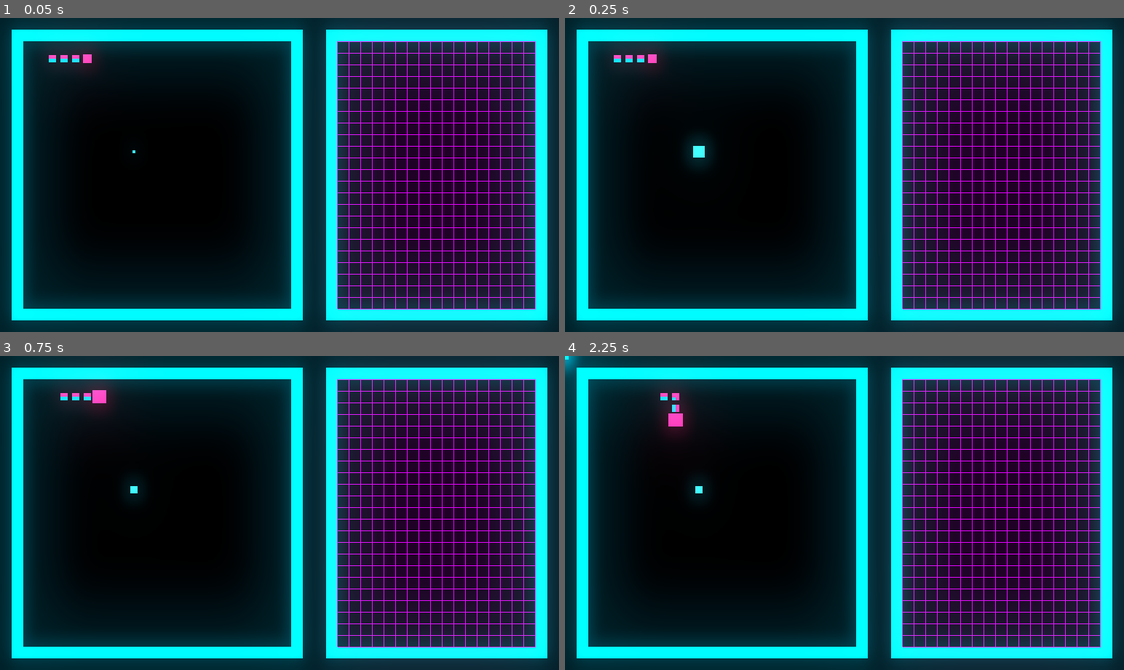
Above: before the commit, frames 1-4 (two rows, left to right).
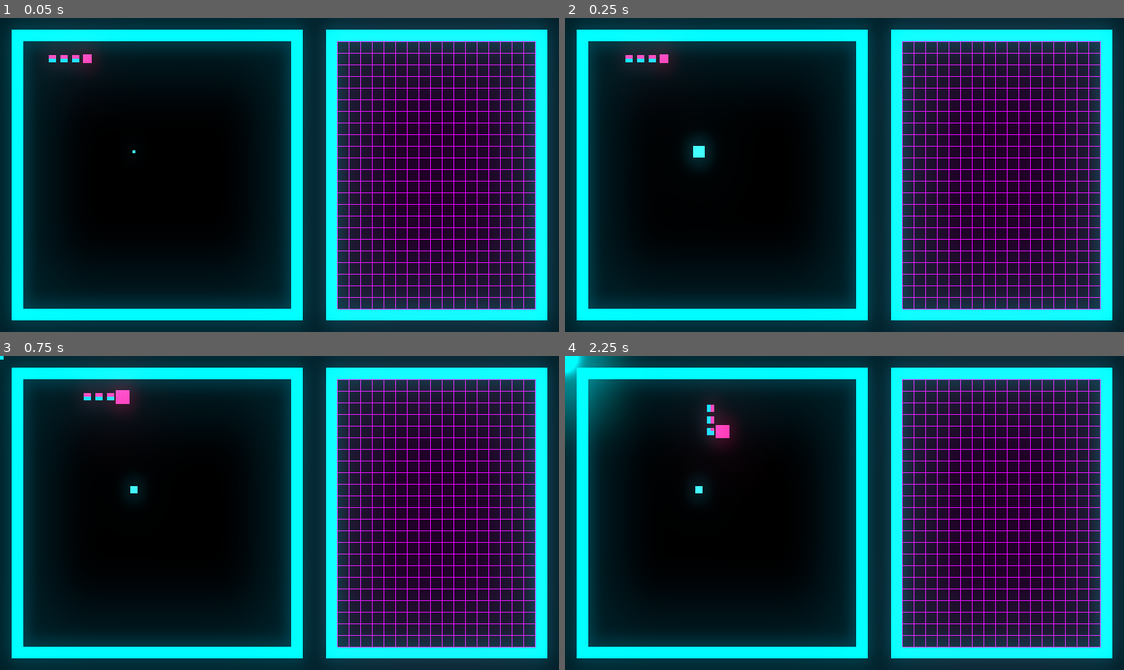
Above: after the commit, the same moments.

Repository: mikahimself/snake
Game: Godot game, scene res://scenes/GameScreen.tscn
Two runs of this game, one before a commit and one after it. Both use one fixed random seed, a clock stepped at 60 frames per second and the inputs below.
Inputs:
- Up to frame 1 (0.05 s): no input
- Up to frame 2 (0.25 s): no input
- Up to frame 3 (0.75 s): hold Right (ui_right) from 0.53 s (still down); hold G (grow_snake) from 0.53 s (still down)
- Up to frame 4 (2.25 s): tap Space (ui_select) at 0.77, 1.52 s; release Right (ui_right) at 1.28 s; release G (grow_snake) at 1.28 s; hold Down (ui_down) 1.28-2.03 s; tap G (grow_snake) at 1.35 s; hold Right (ui_right) from 2.03 s (still down); hold G (grow_snake) from 2.03 s (still down)

Frame 1 is identical in both runs. In frame 2, 0.1% of the frame differs, in the area x 8-19%, y 11-15%; in frame 3, 0.5%; in frame 4, 2.6%, in the area x 0-31%, y 0-30%.

Commit message:
Remove unused items, further cleanup.

Diff:
--- a/scenes/BorderTile.tscn
+++ /dev/null
@@ -1,9 +0,0 @@
-[gd_scene load_steps=3 format=2]
-
-[ext_resource path="res://art/border-tile.png" type="Texture" id=1]
-
-[sub_resource type="CanvasItemMaterial" id=1]
-
-[node name="BorderTile" type="Sprite"]
-material = SubResource( 1 )
-texture = ExtResource( 1 )
--- a/scenes/SnakeTile.shader
+++ /dev/null
@@ -1,20 +0,0 @@
-shader_type canvas_item;
-
-vec4 sample_glow_pixel(sampler2D tex, vec2 uv) {
-    float hdr_threshold = 1.0; // Pixels with higher color than 1 will glow
-    return max(texture(tex, uv) - hdr_threshold, vec4(0.0));
-}
-
-void fragment() {
-    vec2 ps = SCREEN_PIXEL_SIZE;
-    // Get blurred color from pixels considered glowing
-    vec4 col0 = sample_glow_pixel(SCREEN_TEXTURE, SCREEN_UV + vec2(-ps.x, 0));
-    vec4 col1 = sample_glow_pixel(SCREEN_TEXTURE, SCREEN_UV + vec2(ps.x, 0));
-    vec4 col2 = sample_glow_pixel(SCREEN_TEXTURE, SCREEN_UV + vec2(0, -ps.y));
-    vec4 col3 = sample_glow_pixel(SCREEN_TEXTURE, SCREEN_UV + vec2(0, ps.y));
-
-    vec4 col = texture(SCREEN_TEXTURE, SCREEN_UV);
-    vec4 glowing_col = 0.25 * (col0 + col1 + col2 + col3);
-
-    COLOR = vec4(col.rgb + glowing_col.rgb, col.a);
-}
--- a/scripts/GameScreen.gd
+++ b/scripts/GameScreen.gd
@@ -1,12 +1,4 @@
 extends Node2D
-
-# Arena Size
-var rows: int = 23
-var cols: int = 23
-
-var pause_state: bool = false
-
-var rng: RandomNumberGenerator
 
 const TILE_SIZE: int = 16
 const START_X: int = 120
@@ -18,28 +10,33 @@
 const ORIGIN_PLAYAREA_INNER: Vector2 = Vector2(32, 32)
 const RECTSIZE_PLAYAREA_OUTER: Vector2 = Vector2(400, 400)
 const RECTSIZE_PLAYAREA_INNER: Vector2 = Vector2(368, 368)
+var rows: int = RECTSIZE_PLAYAREA_INNER.y / TILE_SIZE
+var cols: int = RECTSIZE_PLAYAREA_INNER.x / TILE_SIZE
 
 # Movement Limits for Snake
 var snakelimits_left_top: Vector2 = Vector2(ORIGIN_PLAYAREA_INNER.x, ORIGIN_PLAYAREA_INNER.y)
 var snakelimits_right_bot: Vector2 = Vector2(ORIGIN_PLAYAREA_INNER.x + RECTSIZE_PLAYAREA_INNER.x, ORIGIN_PLAYAREA_INNER.y + RECTSIZE_PLAYAREA_INNER.y)
 
+# Gameplay related
 var game_on: bool = true
-var move_time_step: float = 0.5
+var move_time_step: float = 0.25
 var current_move_time: float = 0.0
 var snake_length: int = 0
-var special_spawn_limit = 10
-var special_spawn_divisor = 5
 
+# Special Item Spawning
+const SPECIAL_SPAWN_MIN_LIMIT = 10
+const SPECIAL_SPAWN_DIVISOR = 10
+
+# Scenes and Nodes
 onready var snake_scene: PackedScene = preload("res://scenes/Snake.tscn")
 onready var fruit_scene: PackedScene = preload("res://scenes/Fruit.tscn")
 onready var special_scene: PackedScene = preload("res://scenes/Special.tscn")
-onready var border_scene: PackedScene = preload("res://scenes/BorderTile.tscn")
 onready var special_spawn_timer: Timer = get_node("SpecialSpawnTimer")
 onready var game_over_screen = get_node("GameOverScreen")
-
 var snake: Node2D
 var fruit: Sprite
 var special: Sprite
+var rng: RandomNumberGenerator
 
 func _ready() -> void:
     rng = RandomNumberGenerator.new()
@@ -152,7 +149,7 @@
 func on_snake_grew() -> void:
     snake_length += 1
     print("Snake len: ", snake_length)
-    if snake_length >= special_spawn_limit and snake_length % special_spawn_divisor == 0:
+    if snake_length >= SPECIAL_SPAWN_MIN_LIMIT and snake_length % SPECIAL_SPAWN_DIVISOR == 0:
         special_spawn_timer.start()
 
 func _on_SpecialSpawnTimer_timeout() -> void:
